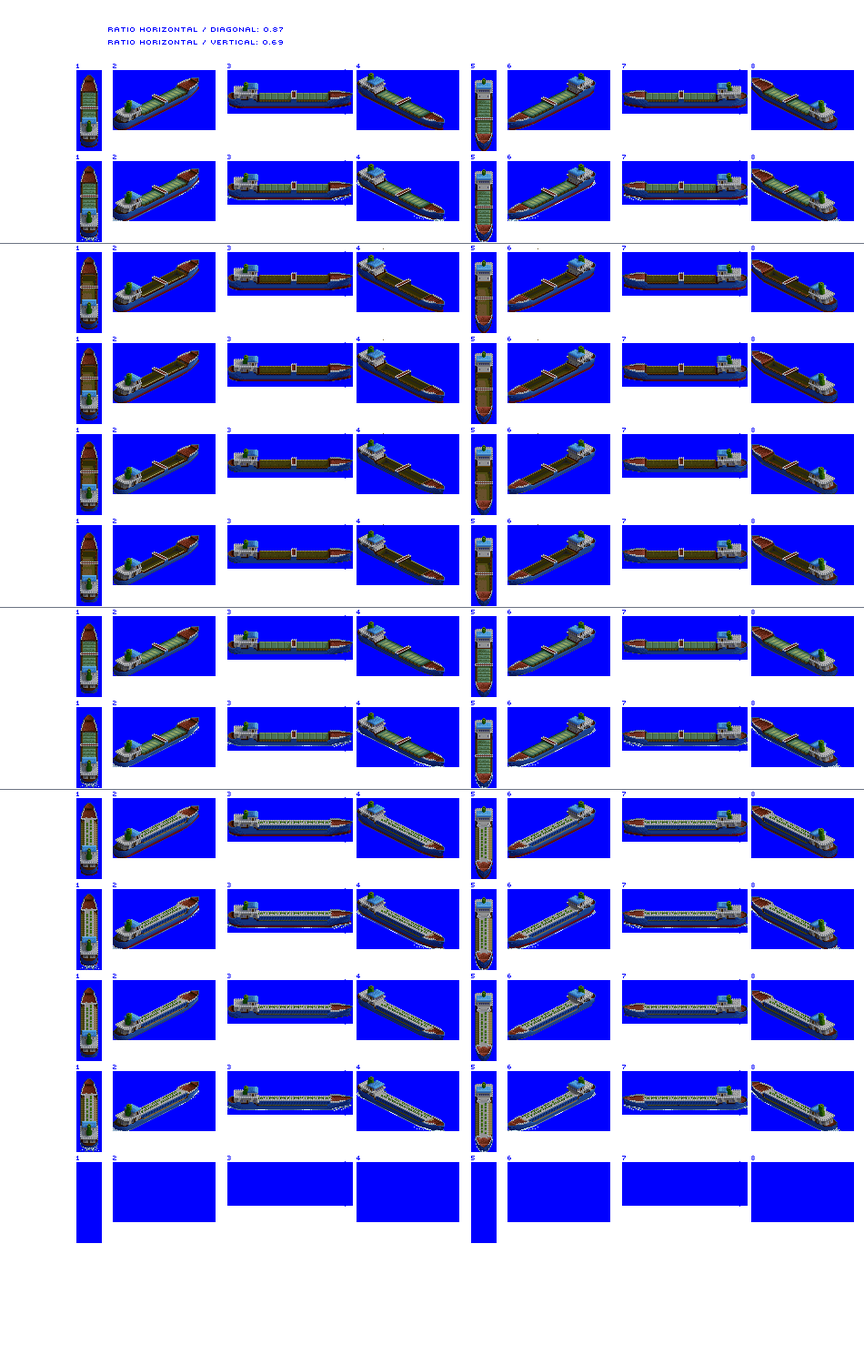
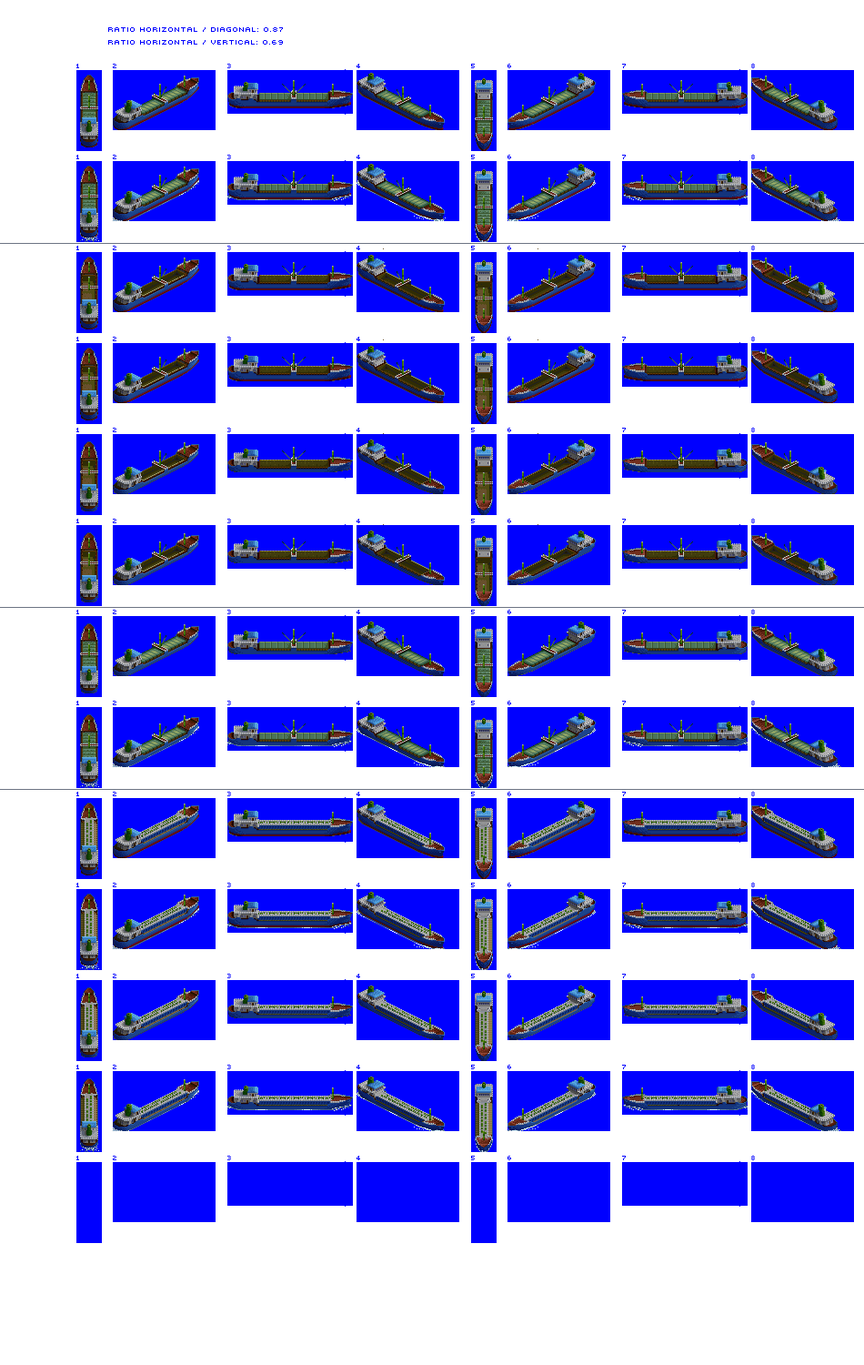
Two versions of the same layered image (w=864, h=1365). Layer-by-layer changes:
added layer "cranes" above "Hatch divider" over [88, 75, 797, 1140]
